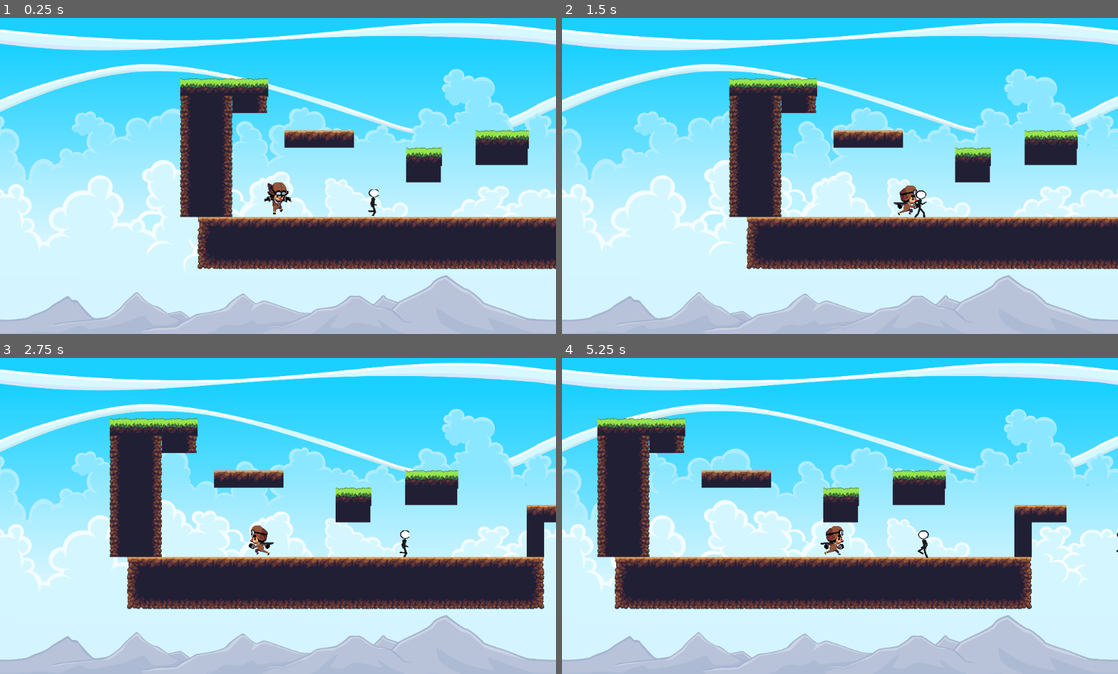
Above: before the commit, frames 1-4 (two rows, left to right).
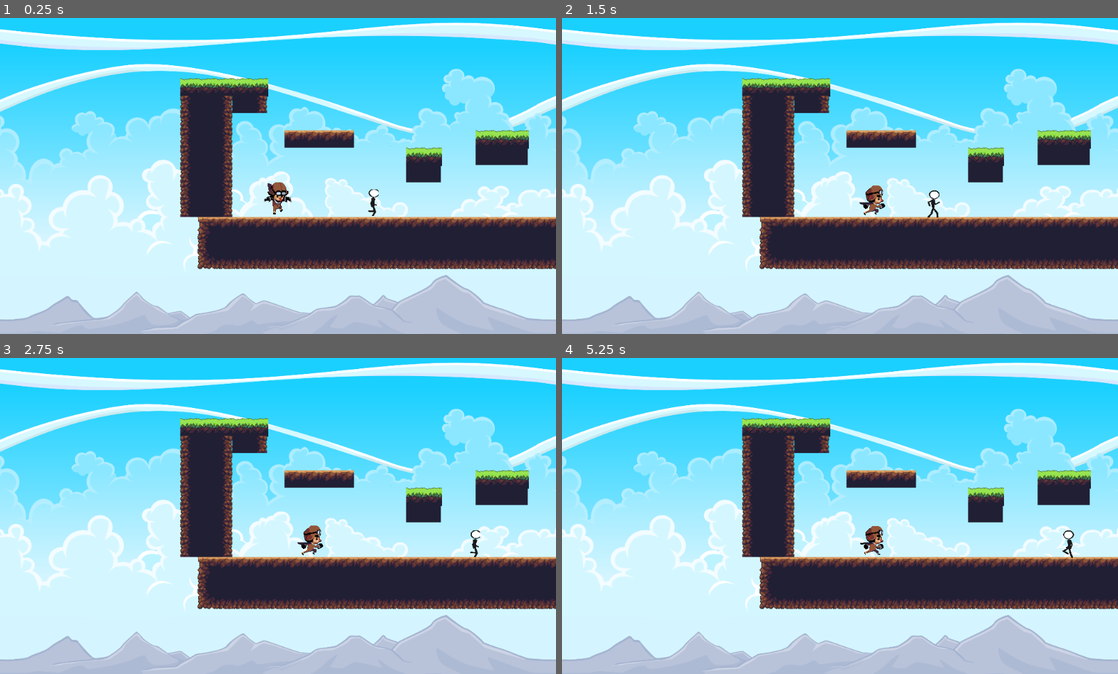
Above: after the commit, the same moments.

Repository: vishal-raj15/godot_game
Game: Godot game, scene res://world.tscn
The game is run twice, just before and just after one commit, with the same random seed, the same clock (stepped at 60 frames per second) and the same inputs.
Inputs:
- Up to frame 1 (0.25 s): no input
- Up to frame 2 (1.5 s): hold Right (ui_right) from 0.53 s (still down); tap Space (ui_select) at 0.6, 0.77, 1.07, 1.35 s
- Up to frame 3 (2.75 s): tap Space (ui_select) at 1.52, 1.82, 2.1 s; release Right (ui_right) at 2.03 s; hold Left (ui_left) from 2.03 s (still down)
- Up to frame 4 (5.25 s): release Left (ui_left) at 2.78 s; hold Right (ui_right) 2.78-4.28 s; tap Space (ui_select) at 2.85, 3.02, 3.32, 3.6, 3.77, 4.07, 4.35, 4.52, 4.82, 5.1 s; hold Left (ui_left) 4.28-5.03 s; hold Right (ui_right) from 5.03 s (still down)

The runs differ from the first frame. In frame 1, 0.6% of the frame differs, in the area x 0-100%, y 1-96%; in frame 2, 9.1%; in frame 3, 20%; in frame 4, 25%.
Error after the commit: Attempt to call function 'play' in base 'null instance' on a null instance. (res://KinematicBody2D.gd:87)

Commit message:
user dies

Diff:
--- a/godot_pr/KinematicBody2D.gd
+++ b/godot_pr/KinematicBody2D.gd
@@ -10,64 +10,84 @@
 const UP = Vector2(0,-1)   #now right and up can be pressed at same time acts like a vector triangle
 var motion = Vector2()
 
-func _physics_process(delta):
-	motion.y += gravity
-	if Input.is_action_pressed("ui_right"):
-		motion.x = min(motion.x + acc , max_speed)
-		$Sprite.flip_h = true
-		$Sprite.play("run")
-
-		if sign($Position2D.position.x) == 1:
-			$Position2D.position.x *= -1
+var is_dead = false
 
 
-	elif Input.is_action_pressed("ui_left"):
-		motion.x = max(motion.x - acc , -max_speed)
-		$Sprite.flip_h = false
-		$Sprite.play("run")
-		if sign($Position2D.position.x) == -1:
-			$Position2D.position.x *= -1
+func _physics_process(delta):
+	if is_dead == false:
+		motion.y += gravity
+		if Input.is_action_pressed("ui_right"):
+			motion.x = min(motion.x + acc , max_speed)
+			$Sprite.flip_h = true
+			$Sprite.play("run")
+
+			if sign($Position2D.position.x) == 1:
+				$Position2D.position.x *= -1
 
 
-	elif Input.is_action_pressed("ui_down"):
-		if is_on_floor():
-			$Sprite.flip_h = true
-			$Sprite.play("idle")
+		elif Input.is_action_pressed("ui_left"):
+			motion.x = max(motion.x - acc , -max_speed)
+			$Sprite.flip_h = false
+			$Sprite.play("run")
+			if sign($Position2D.position.x) == -1:
+				$Position2D.position.x *= -1
+
+
+		elif Input.is_action_pressed("ui_down"):
+			if is_on_floor():
+				$Sprite.flip_h = true
+				$Sprite.play("idle")
+
+			else:
+
+				motion.y= jump_limit
+				$Sprite.flip_h = true
+				$Sprite.play("fall")
+				motion.x= lerp(motion.x , 0 , 0.05)
+
+		elif Input.is_action_just_pressed("ui_select"):
+
+			var fireball = Fireball.instance()
+			if sign($Position2D.position.x) == 1:
+				fireball._set_fireball_direction(-1)
+
+			else:
+				fireball._set_fireball_direction(1)
+			get_parent().add_child(fireball)
+			fireball.position = $Position2D.global_position
 
 		else:
+			$Sprite.play("idle")
+			motion.x= lerp(motion.x , 0 , 0.2)  # adds friction after releasing running button
 
-			motion.y= jump_limit
-			$Sprite.flip_h = true
-			$Sprite.play("fall")
-			motion.x= lerp(motion.x , 0 , 0.05)
-
-	elif Input.is_action_just_pressed("ui_select"):
-
-		var fireball = Fireball.instance()
-		if sign($Position2D.position.x) == 1:
-			fireball._set_fireball_direction(-1)
+		if is_on_floor():
+			if Input.is_action_just_pressed("ui_up"):
+				motion.y = -jump_limit
 
 		else:
-			fireball._set_fireball_direction(1)
-		get_parent().add_child(fireball)
-		fireball.position = $Position2D.global_position
-
-	else:
-		$Sprite.play("idle")
-		motion.x= lerp(motion.x , 0 , 0.2)  # adds friction after releasing running button
-
-	if is_on_floor():
-		if Input.is_action_just_pressed("ui_up"):
-			motion.y = -jump_limit
-
-	else:
-		if motion.y <0:
-			$Sprite.play("jump")			# here jump and falling animation works at only single animated sprite
+			if motion.y <0:
+				$Sprite.play("jump")			# here jump and falling animation works at only single animated sprite
 
 
-		else:
-			$Sprite.play("fall")            # here jump and falling animation works at only single animated sprite
-			motion.x= lerp(motion.x , 0 , 0.05)
+			else:
+				$Sprite.play("fall")            # here jump and falling animation works at only single animated sprite
+				motion.x= lerp(motion.x , 0 , 0.05)
 
-	motion = move_and_slide(motion,UP)
-	pass
+		motion = move_and_slide(motion,UP)
+		if get_slide_count() > 0:
+			for i in range(get_slide_count()):
+				if "enemies" in get_slide_collision(i).collider.name:
+					dead()
+
+
+
+func dead():
+	is_dead = true
+	motion = Vector2(0,0)
+	$AnimatedSprite.play("idle")
+	$CollisionShape2D.disabled = true
+	$TImer.start()
+
+
+func _on_Timer_timeout():
+	get_tree().change_scene("res://world.tscn")
--- a/godot_pr/world.tscn
+++ b/godot_pr/world.tscn
@@ -64,7 +64,6 @@
 flip_h = true
 
 [node name="CollisionShape2D" type="CollisionShape2D" parent="player"]
-visible = false
 position = Vector2( 0, 4 )
 shape = SubResource( 2 )
 
@@ -76,13 +75,11 @@
 smoothing_enabled = true
 
 [node name="Position2D" type="Position2D" parent="player"]
-visible = false
 position = Vector2( -17.694, 0.454643 )
 
 [node name="ParallaxBackground" type="ParallaxBackground" parent="player"]
 
 [node name="ParallaxLayer" type="ParallaxLayer" parent="player/ParallaxBackground"]
-position = Vector2( 43.0614, 12.3033 )
 motion_offset = Vector2( 0.1, 0.1 )
 motion_mirroring = Vector2( 1, 1 )
 
@@ -90,6 +87,9 @@
 position = Vector2( 676.822, 337.676 )
 scale = Vector2( 0.492209, 0.458967 )
 texture = ExtResource( 4 )
+
+[node name="Timer" type="Timer" parent="player"]
+one_shot = true
 
 [node name="TileMap" type="TileMap" parent="."]
 tile_set = ExtResource( 13 )
@@ -120,3 +120,4 @@
 
 [node name="enemies7" parent="." instance=ExtResource( 5 )]
 position = Vector2( 5402.62, 230.399 )
+[connection signal="timeout" from="player/Timer" to="player" method="_on_Timer_timeout"]
